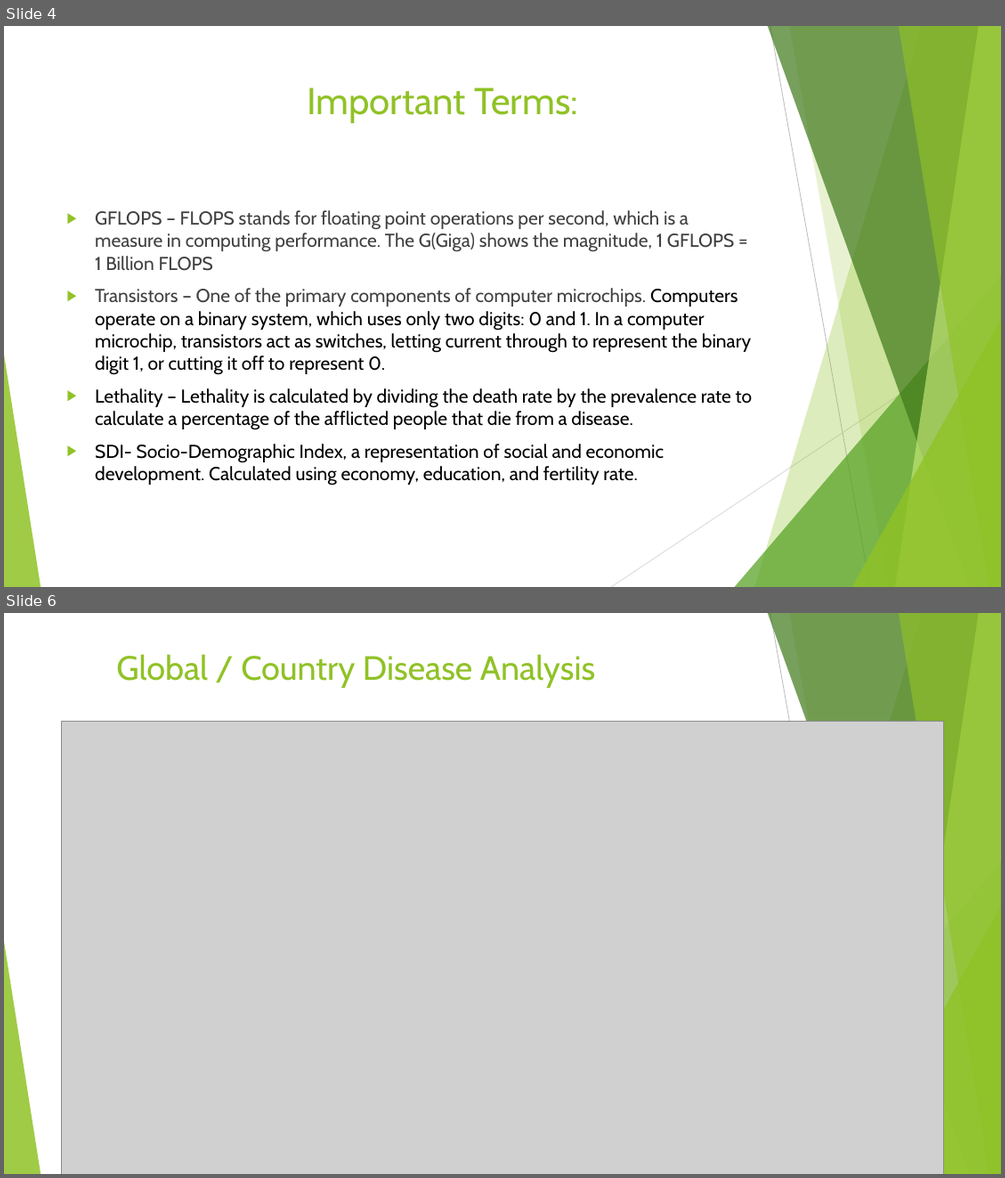
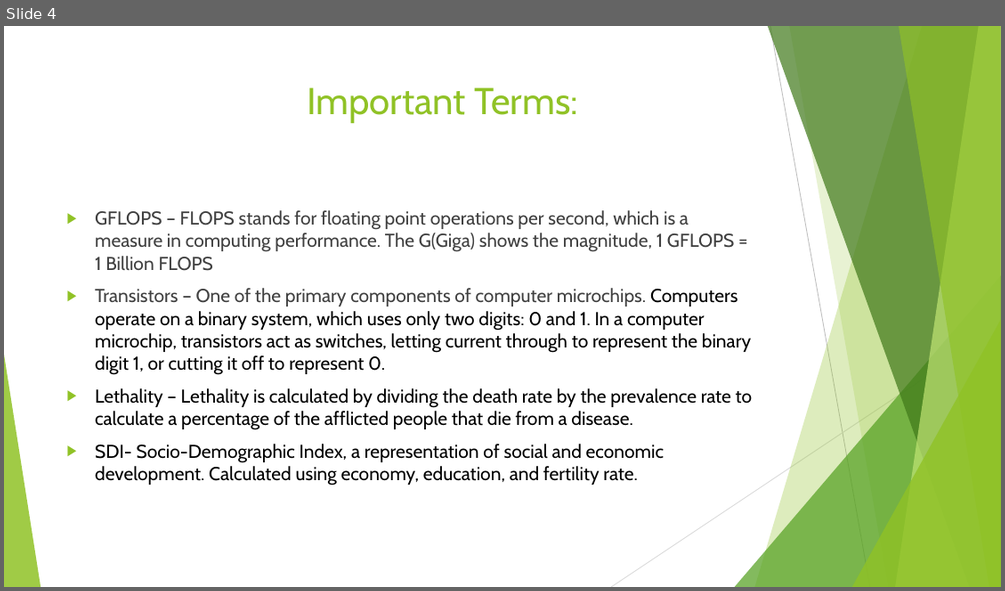
Before and after one commit to masonh108/Capstone, a slide deck: Impact of Computer Improvements on the Medical Field.pptx. Shown one above the other, each under a label of ours: slides 4 and 6 before the commit, slide 4 after it; the slides between them are not shown. The pictures are 1005x1178 and 1005x591 pixels, drawn with LibreOffice and Linux fonts; fonts in the diff are those of the drawing; grey boxes stand for pictures. Boxes give left, top, right and bottom in pixels: in the first picture for what was removed or moved away, otherwise in the second. Text is boxed around its words. In the diff, an @@ line names an element or a change of style, - is before the commit and + after.

```diff
--- a/Impact of Computer Improvements on the Medical Field.pptx
+++ b/Impact of Computer Improvements on the Medical Field.pptx
@@ slide 6 removed at (x1=4, y1=613, x2=1001, y2=1174), background #FFFFFF; not listed: 10 template elements that a slide beside it also shows @@
@@ title removed at (x1=116, y1=654, x2=595, y2=688) @@
-Global / Country Disease Analysis
@@ picture removed at (x1=62, y1=721, x2=944, y2=1174) @@
```
Also in this commit, not shown: 1 slide changed, 4 other slides removed, 2 other files.
